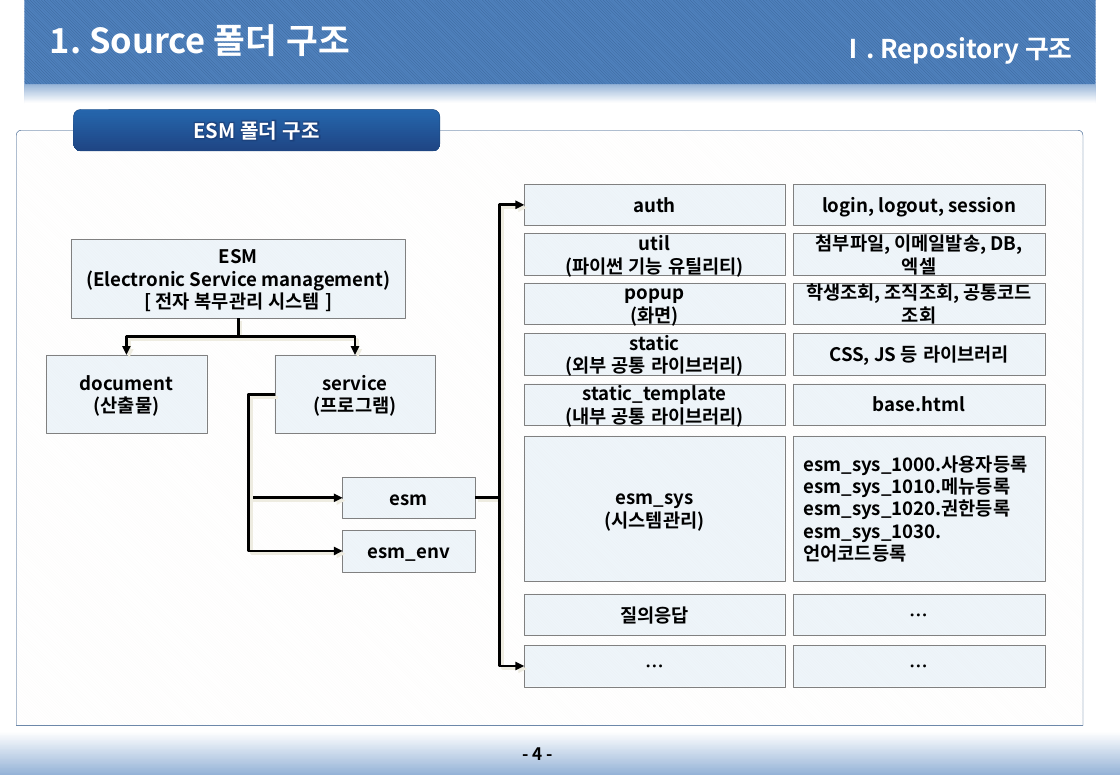
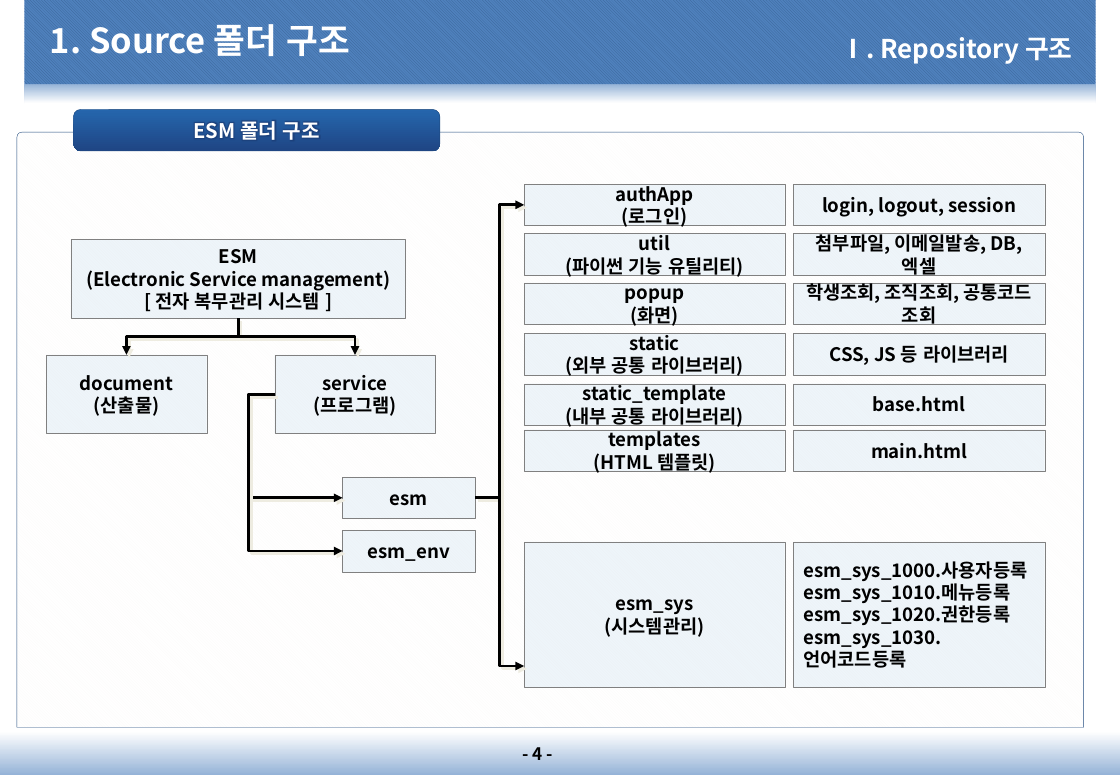
Before and after one commit to dims1111/ESM, a slide deck: slide 4 of document/20.분석(AP)/AP-1070.표준 개발 지침/AP-1070.표준 개발 지침(Repository)_20210201_v1.0.pptx. Drawn at 1120x775 pixels with LibreOffice and Linux fonts; fonts in the diff are those of the drawing; background and template pictures are left out. Boxes give left, top, right and bottom in pixels: in the first picture for what was removed or moved away, otherwise in the second. Text is boxed around its words. In the diff, an @@ line names an element or a change of style, - is before the commit and + after.

```diff
--- a/document/20.분석(AP)/AP-1070.표준 개발 지침/AP-1070.표준 개발 지침(Repository)_20210201_v1.0.pptx
+++ b/document/20.분석(AP)/AP-1070.표준 개발 지침/AP-1070.표준 개발 지침(Repository)_20210201_v1.0.pptx
@@ text in rectangle at (x1=615, y1=184, x2=694, y2=227): text changed @@
-  auth
+  authApp
+  (로그인)
@@ rectangle added at (x1=524, y1=430, x2=785, y2=472), fill #4C98CC at 9% opacity, outline #808080 0.25 pt, 13 pt, text #000000, bold @@
+  templates
+  (HTML 템플릿)
@@ rectangle added at (x1=793, y1=430, x2=1045, y2=472), fill #4C98CC at 9% opacity, outline #808080 0.25 pt, 13 pt, text #000000, bold @@
+  main.html
@@ rectangle "esm_sys" moved from (x1=524, y1=436, x2=785, y2=582) to (x1=524, y1=542, x2=785, y2=688) @@
@@ rectangle "esm_sys_1000.사용자등록" moved from (x1=793, y1=436, x2=1045, y2=582) to (x1=793, y1=542, x2=1045, y2=688) @@
@@ rectangle removed at (x1=524, y1=595, x2=785, y2=636) @@
-  질의응답
@@ rectangle removed at (x1=793, y1=595, x2=1045, y2=636) @@
-  …
@@ rectangle removed at (x1=524, y1=645, x2=785, y2=687) @@
-  …
@@ rectangle removed at (x1=793, y1=645, x2=1045, y2=687) @@
-  …
```
Also in this commit, not shown: 10 other files.
